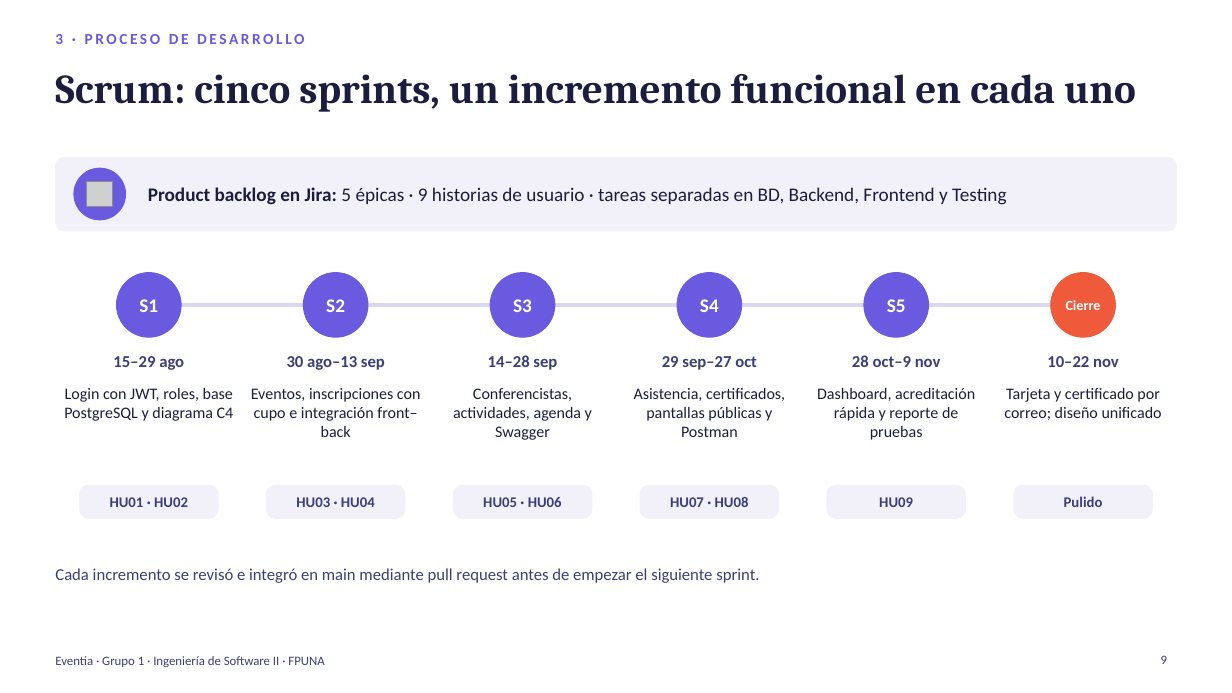
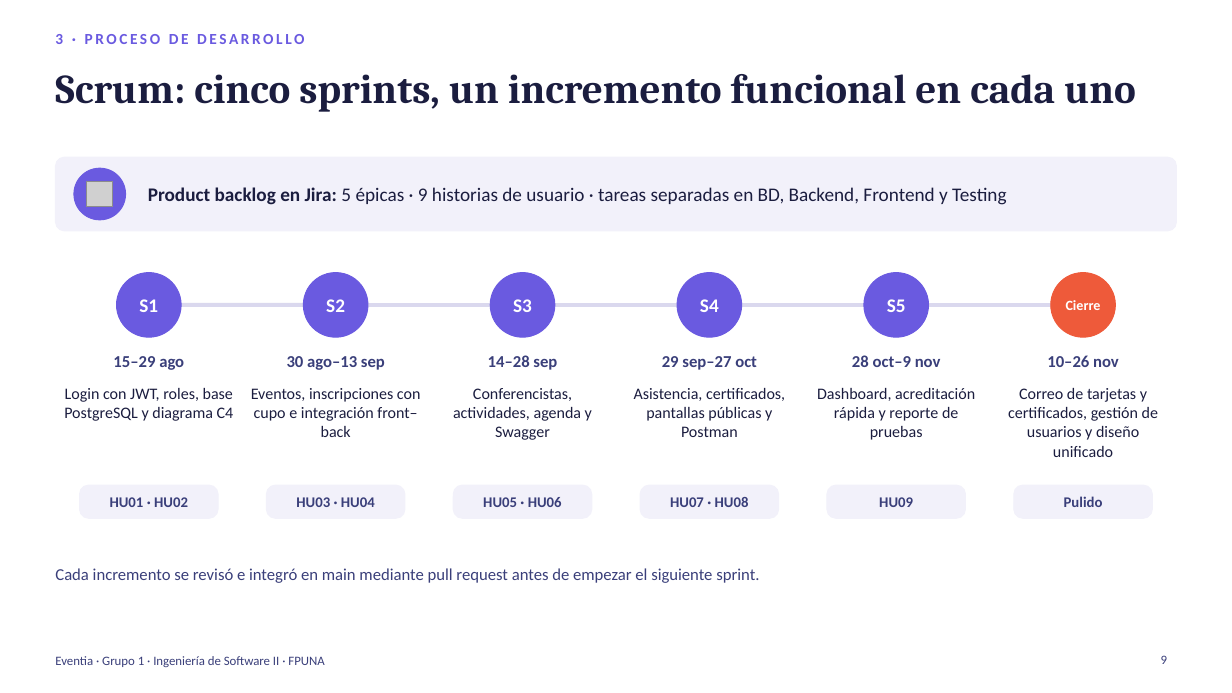
Before and after one commit to TobiasMiranda-FPUNA/Grupo-1-ING.-SOFT-II-Eventia, a slide deck: slide 9 of documentation/presentacion/Eventia_Presentacion.pptx. Drawn at 1232x693 pixels with LibreOffice and Linux fonts; fonts in the diff are those of the drawing; grey boxes stand for pictures. Boxes give left, top, right and bottom in pixels: in the first picture for what was removed or moved away, otherwise in the second. Text is boxed around its words. In the diff, an @@ line names an element or a change of style, - is before the commit and + after.

```diff
--- a/documentation/presentacion/Eventia_Presentacion.pptx
+++ b/documentation/presentacion/Eventia_Presentacion.pptx
@@ text at box(1047, 355, 1119, 367): text changed @@
-10–22 nov
+10–26 nov
@@ text at box(1008, 388, 1158, 457): text changed @@
-Tarjeta y certificado por correo; diseño unificado
+Correo de tarjetas y certificados, gestión de usuarios y diseño unificado
```
Also in this commit, not shown: 6 other slides changed, 6 other files.
